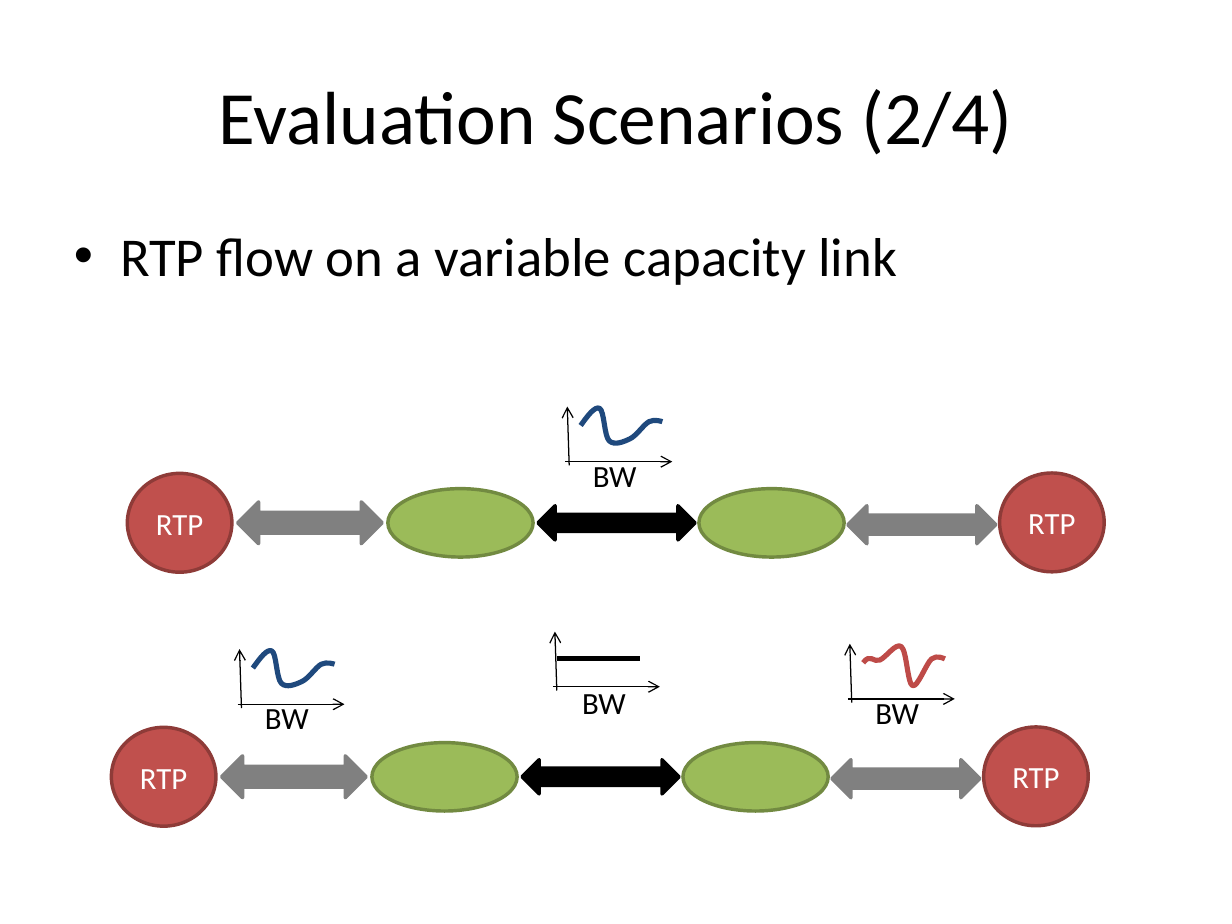
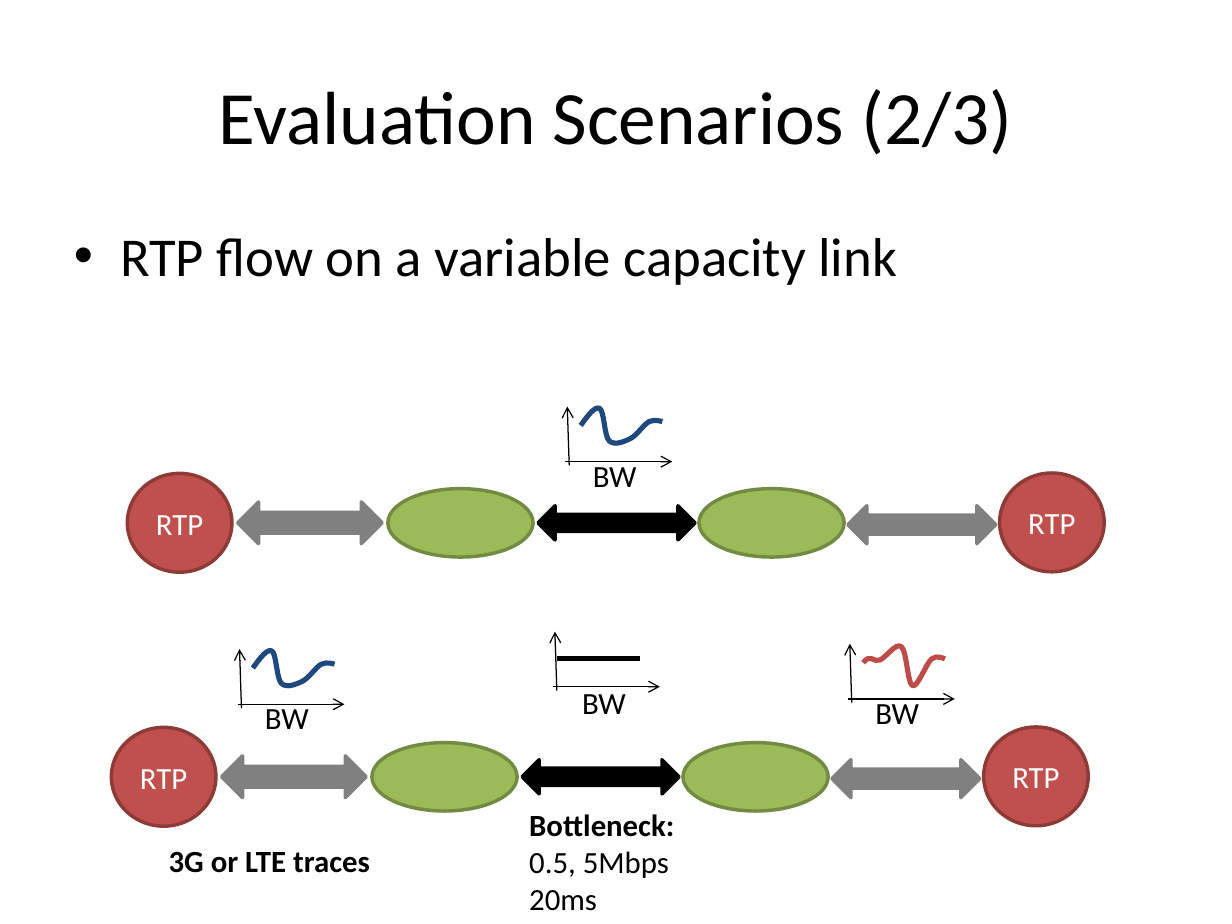
Before and after one commit to protocols-comnet/rmcat-eval-criteria, a slide deck: slide 9 of ppt-ietf86-rmcat-cc-eval-00.pptx. Drawn at 1232x924 pixels with LibreOffice and Linux fonts; fonts in the diff are those of the drawing. Boxes give left, top, right and bottom in pixels: in the first picture for what was removed or moved away, otherwise in the second. Text is boxed around its words. In the diff, an @@ line names an element or a change of style, - is before the commit and + after.

```diff
--- a/ppt-ietf86-rmcat-cc-eval-00.pptx
+++ b/ppt-ietf86-rmcat-cc-eval-00.pptx
@@ title at [218,89,1012,155]: text changed @@
-Evaluation Scenarios (2/4)
+Evaluation Scenarios (2/3)
@@ text added at [529,814,674,911], 18 pt, text #000000 @@
+Bottleneck:
+0.5, 5Mbps
+20ms
@@ text added at [169,851,370,873], 18 pt, text #000000, bold @@
+3G or LTE traces
```
Also in this commit, not shown: 7 other slides changed.
